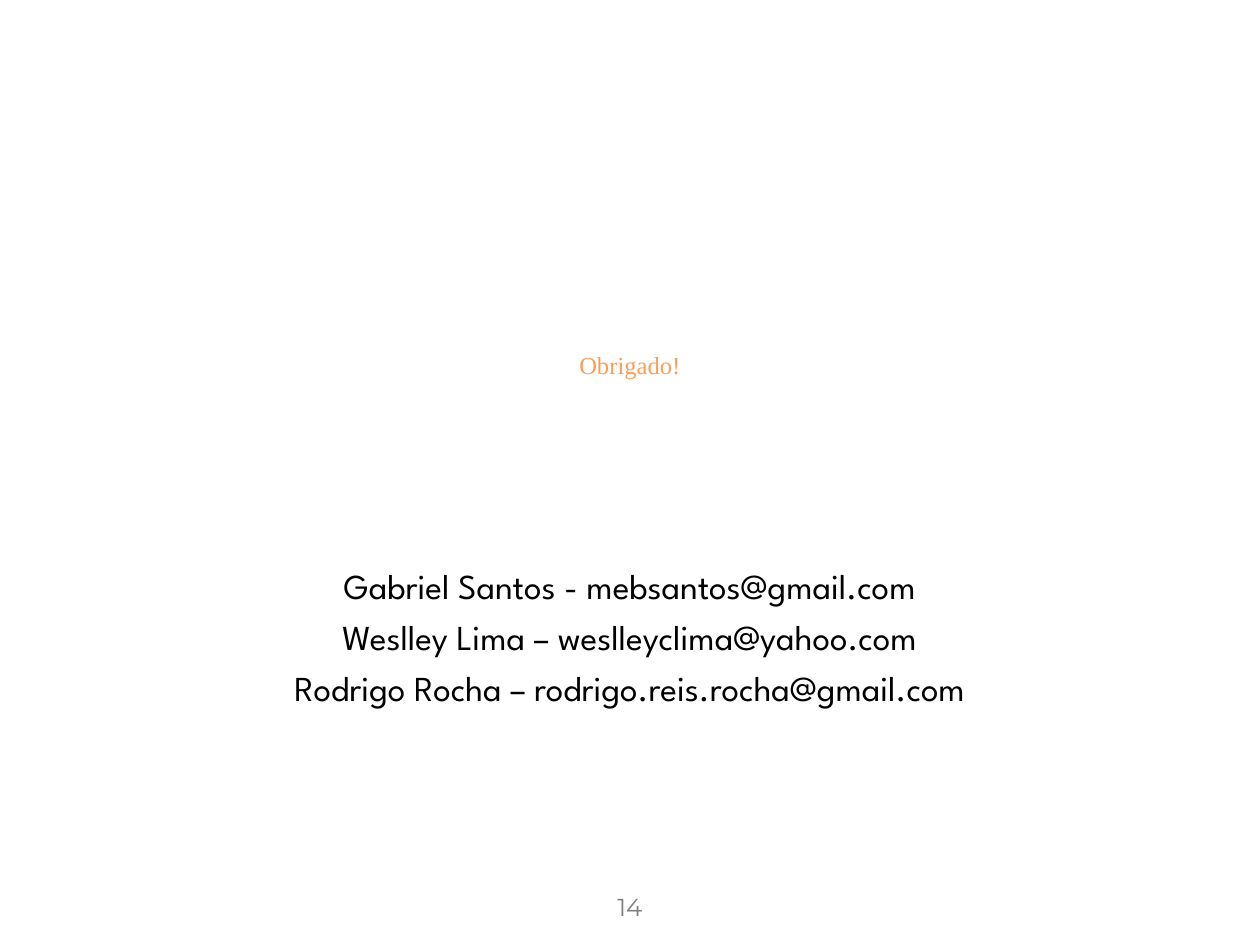
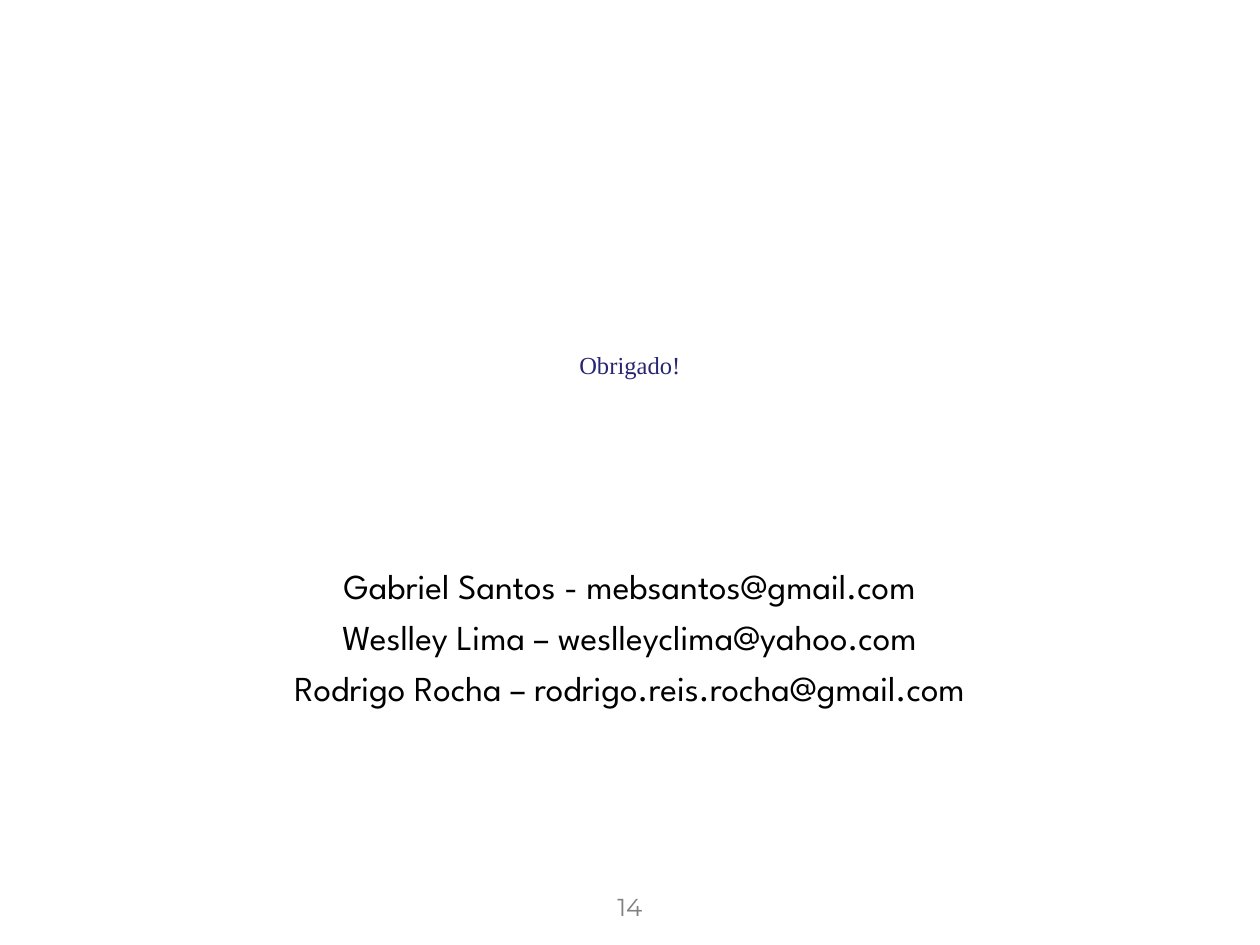
Before and after one commit to gabrielcedran/tcc-alarm-gsm, a slide deck: slide 14 of Docs/Apresentacao_padrao_Conic_2009.ppt. Drawn at 1260x945 pixels with LibreOffice and Linux fonts; fonts in the diff are those of the drawing; background and template pictures are left out. Boxes give left, top, right and bottom in pixels: in the first picture for what was removed or moved away, otherwise in the second. Text is boxed around its words. In the diff, an @@ line names an element or a change of style, - is before the commit and + after.

```diff
--- a/Docs/Apresentacao_padrao_Conic_2009.ppt
+++ b/Docs/Apresentacao_padrao_Conic_2009.ppt
@@ text "Obrigado!" at (579,357,680,380): text colour gradient #FD9D55 to #EC6602 to #262673 @@
```
Also in this commit, not shown: 13 other slides changed.
